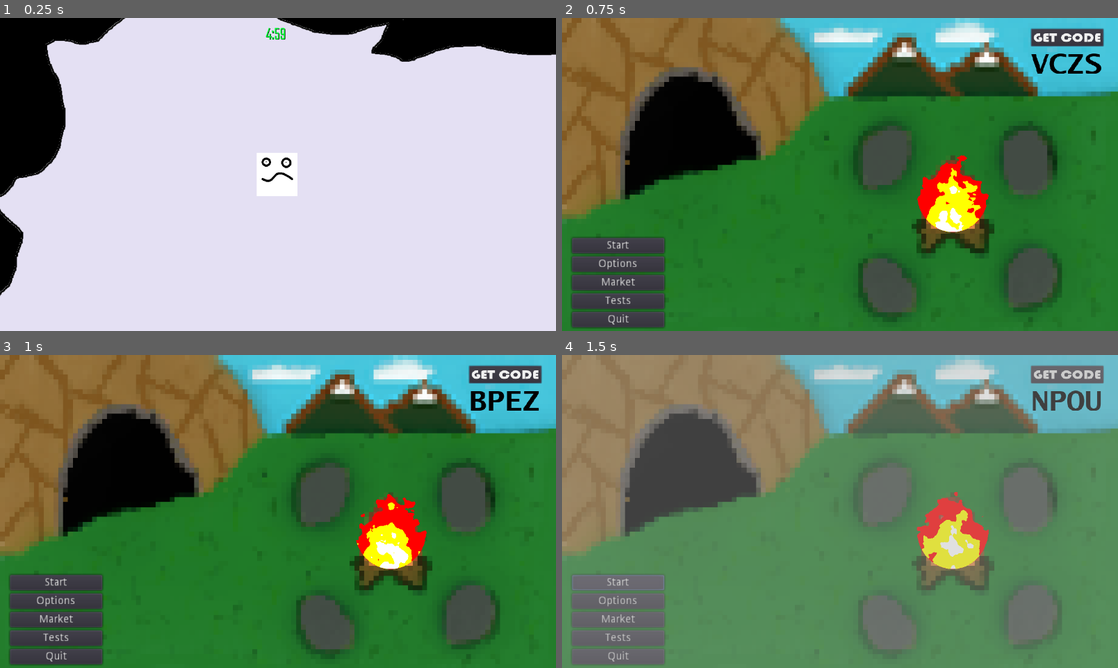
Above: before the commit, frames 1-4 (two rows, left to right).
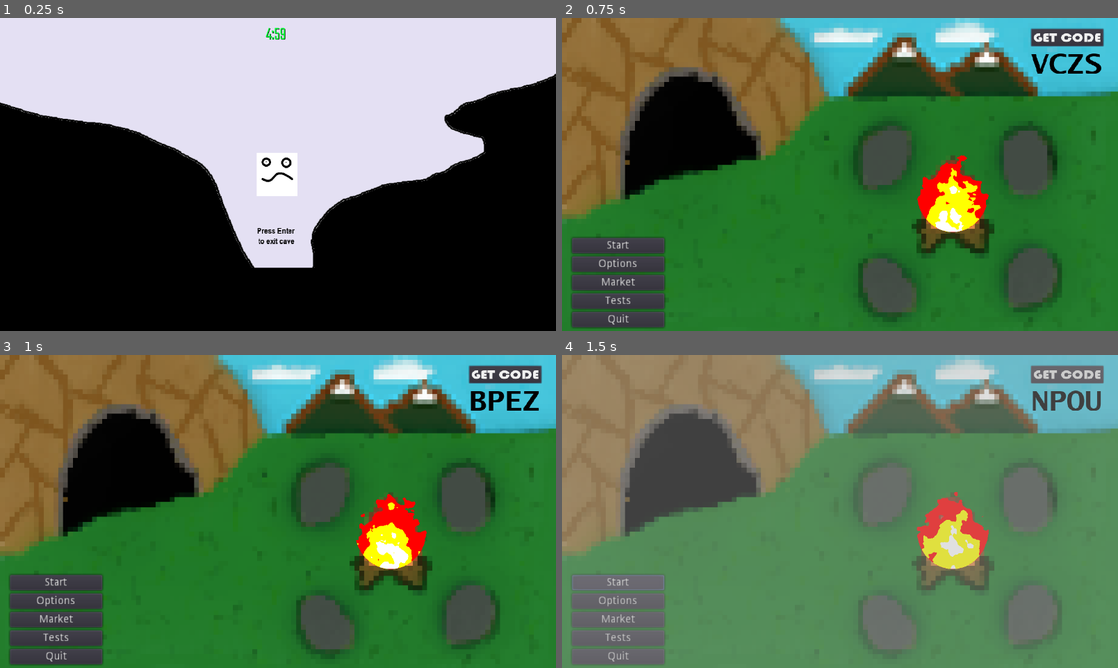
Above: after the commit, the same moments.

Repository: rwyndrum4/MENDAX
Game: Godot game, scene res://Scenes/startArea/EntrySpace.tscn
Same seed, same stepped clock (60 frames per second), same inputs: the game is played once before the commit and once after it. This scene is started directly instead of the project's main scene.
Inputs:
- Up to frame 1 (0.25 s): no input
- Up to frame 2 (0.75 s): tap Enter (ui_accept) at 0.5, 0.6 s; hold Right (ui_right) from 0.53 s (still down)
- Up to frame 3 (1 s): keep holding Right (ui_right); tap Enter (ui_accept) at 0.77 s
- Up to frame 4 (1.5 s): tap Enter (ui_accept) at 1.07 s; release Right (ui_right) at 1.25 s; click "Start" at 1.25 s

The runs differ from the first frame. In frame 1, 60% of the frame differs, in the area x 0-100%, y 0-100%; in frame 2, nothing differs; in frame 3, nothing differs; in frame 4, nothing differs.

Commit message:
Move player spawn in EntrySpace

Diff:
--- a/game/Scenes/startArea/EntrySpace.tscn
+++ b/game/Scenes/startArea/EntrySpace.tscn
@@ -34,7 +34,7 @@
 stretch_mode = 1
 
 [node name="PlayerCursor" type="KinematicBody2D" parent="."]
-position = Vector2( 808, 424 )
+position = Vector2( 832, 1352 )
 scale = Vector2( 0.939095, 1.00174 )
 script = ExtResource( 2 )
 __meta__ = {
